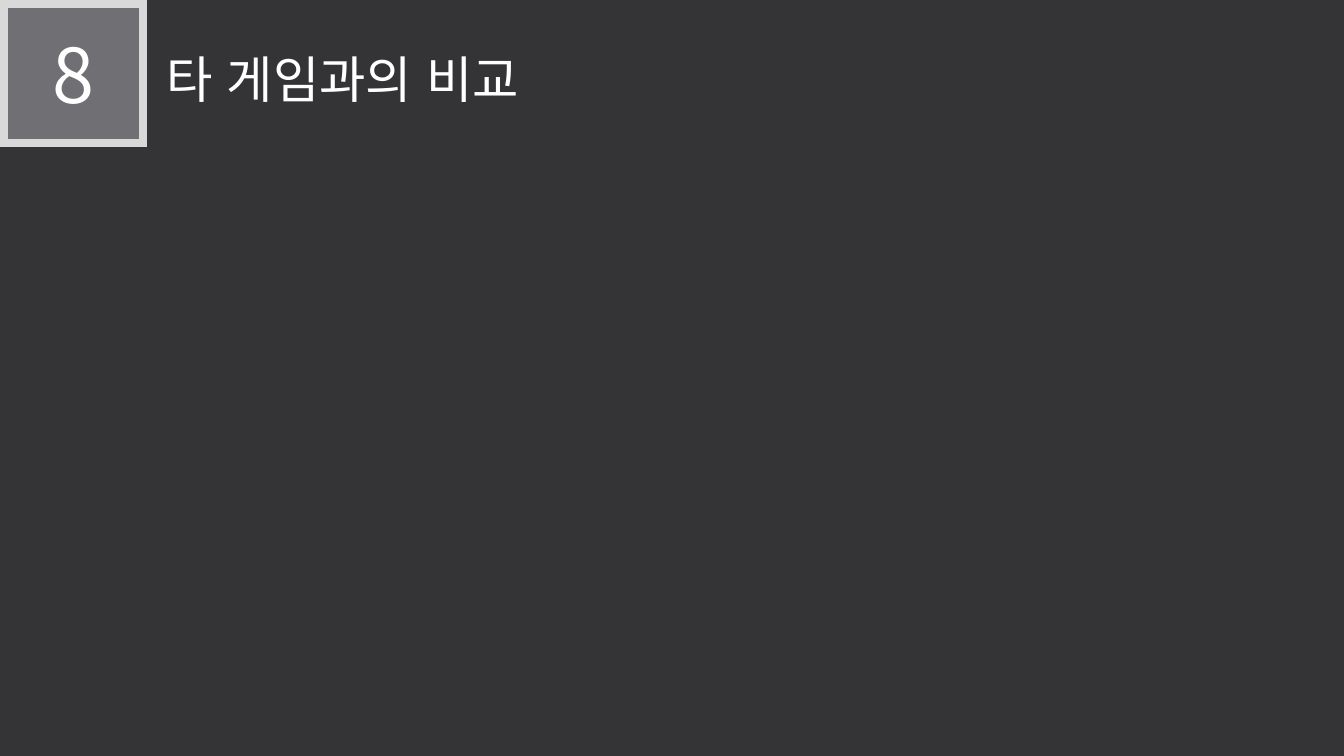
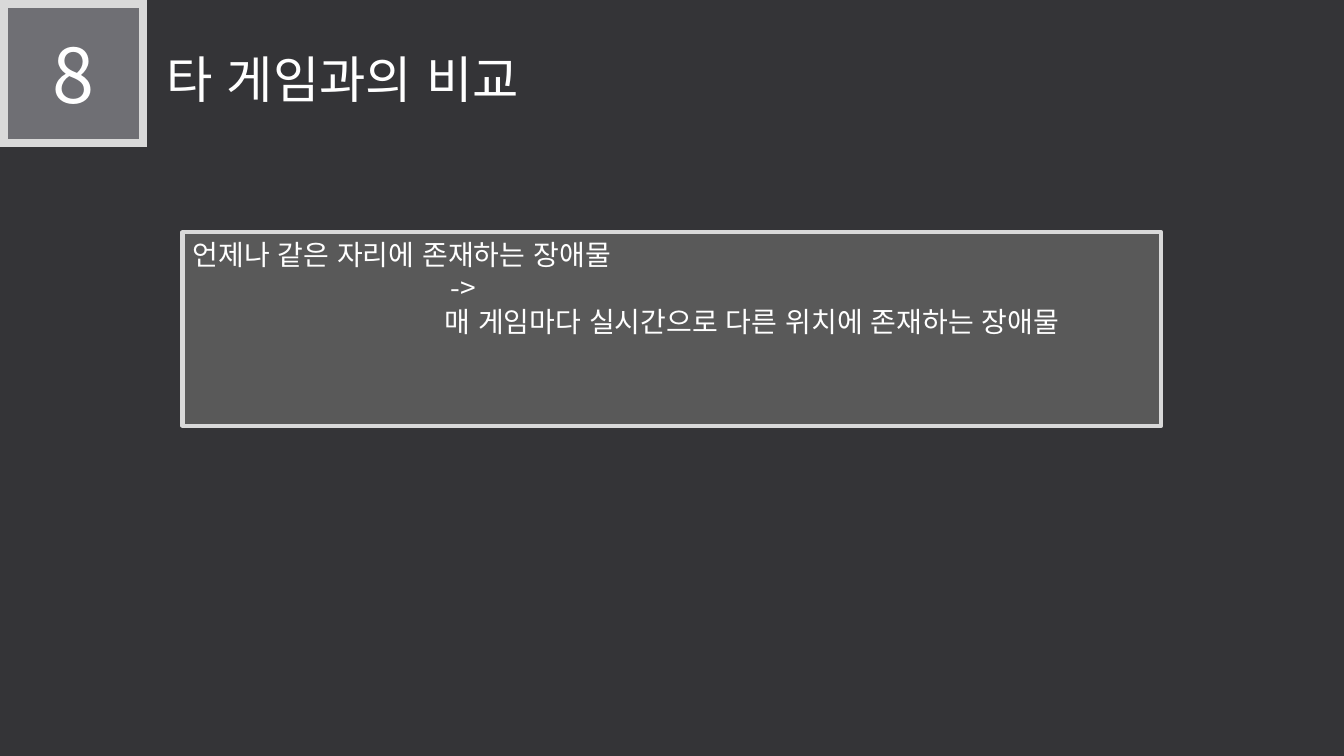
Before and after one commit to LEGO0937/Our_Project, a slide deck: slide 13 of 기획단계/졸작 제안서_α.pptx. Drawn at 1344x756 pixels with LibreOffice and Linux fonts; fonts in the diff are those of the drawing. Boxes give left, top, right and bottom in pixels: in the first picture for what was removed or moved away, otherwise in the second. Text is boxed around its words. In the diff, an @@ line names an element or a change of style, - is before the commit and + after.

Commit message:
타게임비교 추가
좀더추가필요

```diff
--- a/기획단계/졸작 제안서_α.pptx
+++ b/기획단계/졸작 제안서_α.pptx
@@ rectangle added at [182, 233, 1162, 426], fill #595959, outline #D9D9D9 3 pt, 20 pt, text #FFFFFF @@
+언제나 같은 자리에 존재하는 장애물
+->
+매 게임마다 실시간으로 다른 위치에 존재하는 장애물
```
